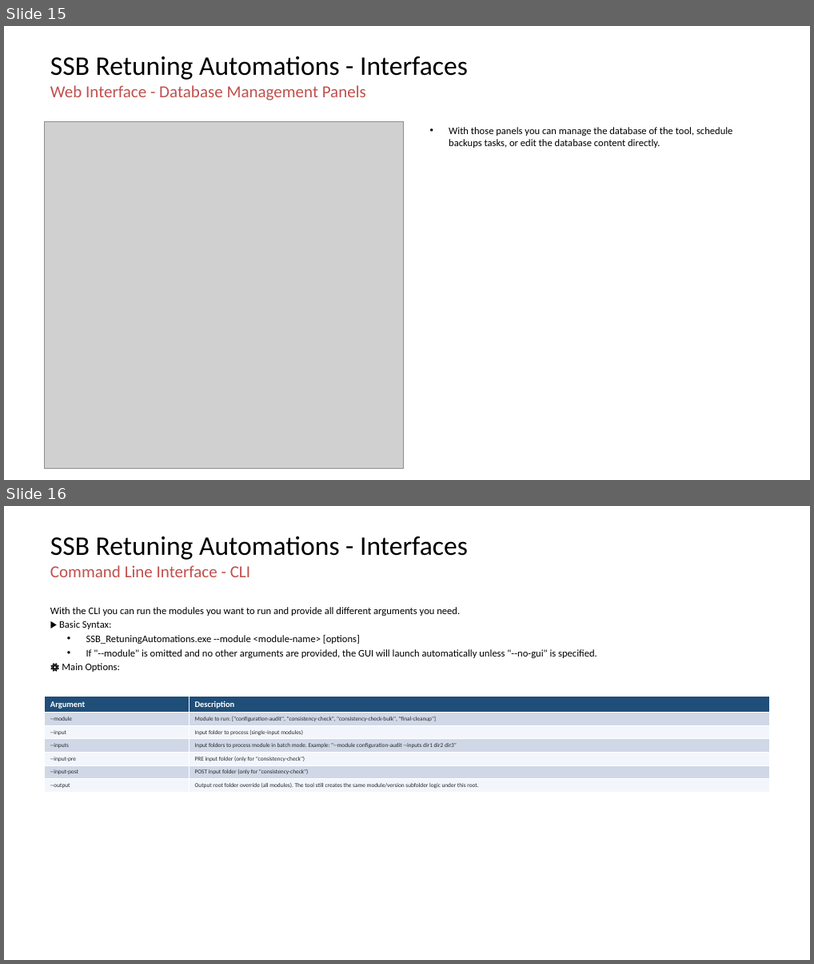
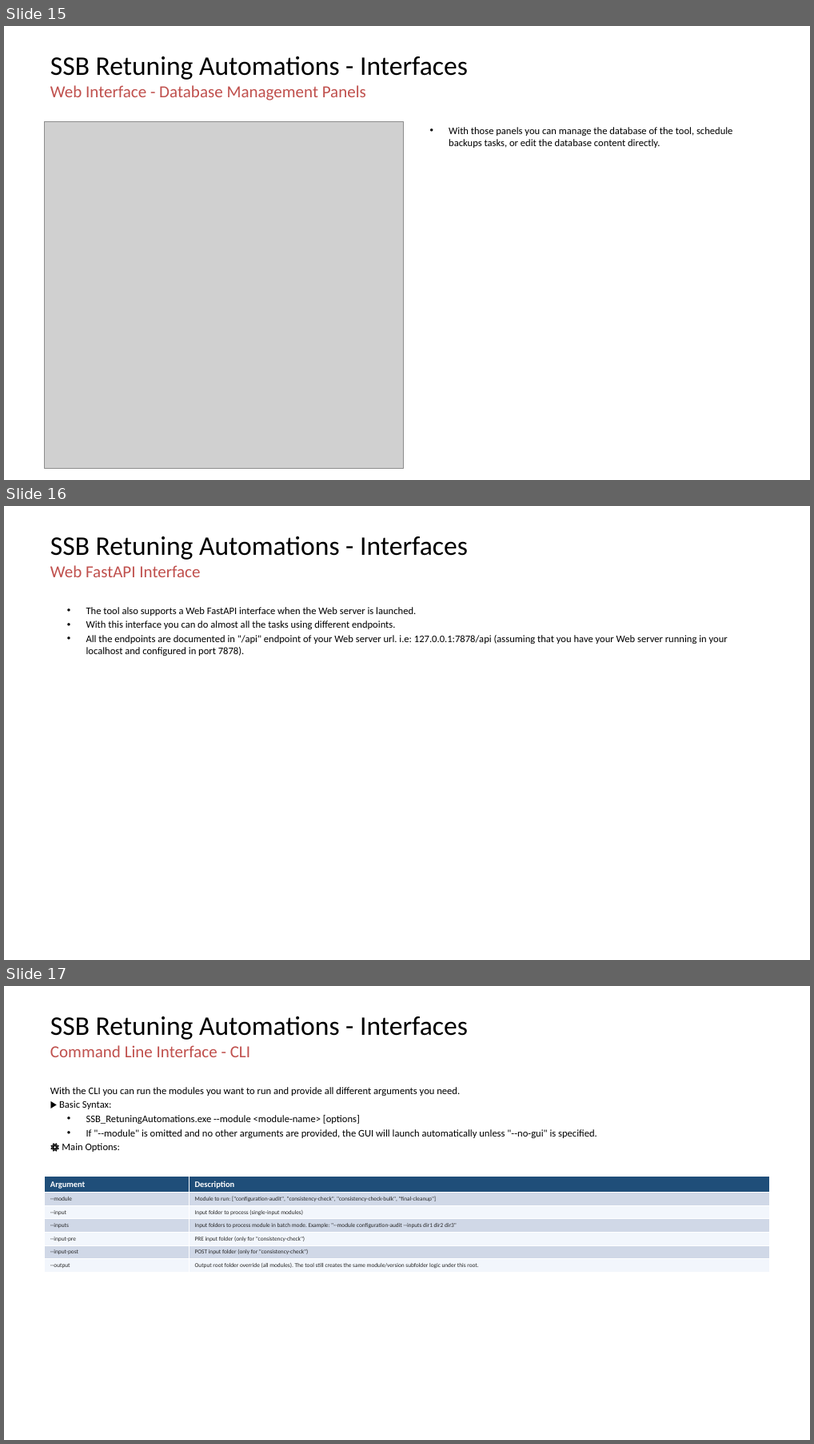
Before and after one commit to jaimetur/SSB_RetuningAutomations, a slide deck: help/User-Guide-SSB-Retuning-Automations-v0.7.7.pptx. Shown one above the other, each under a label of ours: slides 15 and 16 before the commit, slides 15, 16 and 17 after it. The pictures are 814x964 and 814x1444 pixels, drawn with LibreOffice and Linux fonts; fonts in the diff are those of the drawing; grey boxes stand for pictures; background and template pictures are left out. Boxes give left, top, right and bottom in pixels: in the first picture for what was removed or moved away, otherwise in the second. Text is boxed around its words. In the diff, an @@ line names an element or a change of style, - is before the commit and + after.

Commit message:
- Modified several Tips on SumaryAudit Table. - Improved MEContext table header alignment for better readability. - SummaryAudit table now colors in gray all rows whose Value column is 0. - Updated Documentation to align with the latest changes. - Included Web FastAPI interface section in User Guide.

```diff
--- a/help/User-Guide-SSB-Retuning-Automations-v0.7.7.pptx
+++ b/help/User-Guide-SSB-Retuning-Automations-v0.7.7.pptx
@@ slide 16 added at box(4, 506, 810, 960), background #FFFFFF @@
@@ title added at box(50, 536, 468, 577), 32 pt, text #000000 @@
+SSB Retuning Automations - Interfaces
+Web FastAPI Interface
@@ text added at box(86, 607, 728, 656), 12 pt, text #000000 @@
+  • The tool also supports a Web FastAPI interface when the Web server is launched.
+  • With this interface you can do almost all the tasks using different endpoints.
+  • All the endpoints are documented in "/api" endpoint of your Web server url. i.e: 127.0.0.1:7878/api (assuming that you have your Web server running in your localhost and configured in port 7878).
@@ what was slide 16 is now slide 17 @@
```
Also in this commit, not shown: 6 other files.
